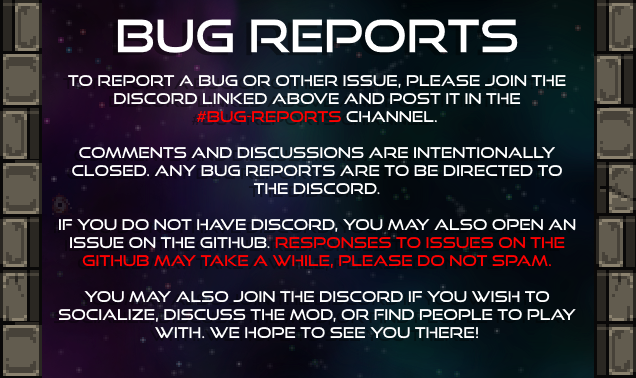
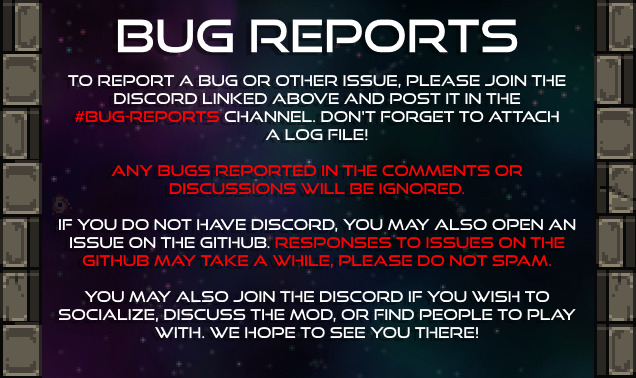
Two versions of the same layered image (636x378). Layer-by-layer changes:
painted on "to report a bug or other issue," over [72, 111, 562, 195]
